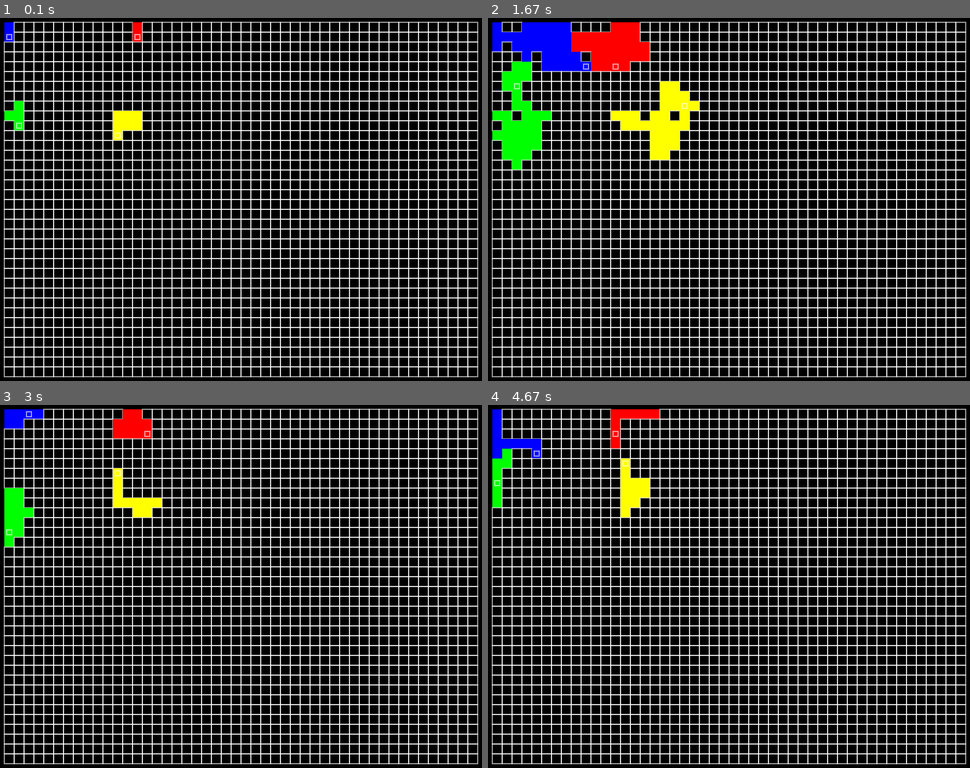
Above: before the commit, frames 1-4 (two rows, left to right).
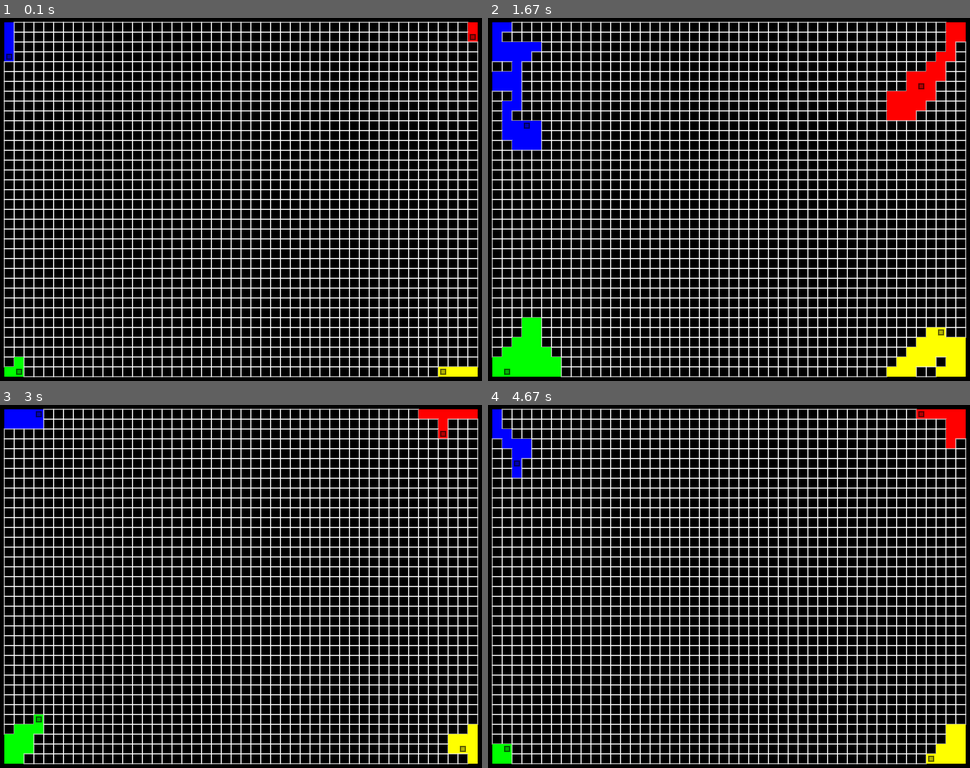
Above: after the commit, the same moments.

Repository: bIue9076r/procedural
Game: LÖVE game, started from love/main.lua
Same seed, same stepped clock (60 frames per second), same inputs: the game is played once before the commit and once after it.
Inputs:
- Up to frame 1 (0.1 s): no input
- Up to frame 2 (1.67 s): tap one key every 0.33 s from 0.33 s: Enter = - C
- Up to frame 3 (3 s): tap Enter at 2.67 s
- Up to frame 4 (4.67 s): tap Enter at 3.07, 3.37, 3.57, 3.9, 4.2, 4.4 s

The runs differ from the first frame. In frame 1, 1.5% of the frame differs, in the area x 0-100%, y 1-99%; in frame 2, 12%; in frame 3, 3.8%; in frame 4, 3.7%.

Commit message:
Update main.lua

Diff:
--- a/love/main.lua
+++ b/love/main.lua
@@ -1,6 +1,9 @@
 if jit then jit.off() end
 love.graphics.setDefaultFilter("nearest", "nearest")
 math.randomseed(os.time())
+
+WalkTime = 0
+NoCollide = false
 
 Empty = 0
 Blue = 1
@@ -69,17 +72,18 @@
 		local j = v.x
 		local i = v.y
 		if v.color == Blue then
-			love.graphics.setColor(0,0,1)
+			love.graphics.setColor(0,0,0.7)
 		elseif v.color == Red then
-			love.graphics.setColor(1,0,0)
+			love.graphics.setColor(0.7,0,0)
 		elseif v.color == Green then
-			love.graphics.setColor(0,1,0)
+			love.graphics.setColor(0,0.7,0)
 		elseif v.color == Yellow then
-			love.graphics.setColor(1,1,0)
+			love.graphics.setColor(0.7,0.7,0)
 		end
 		love.graphics.rectangle("fill",j*Tilesize + (Tilesize/4),i*Tilesize + (Tilesize/4),Tilesize/2,Tilesize/2)
+		love.graphics.setColor(0,0,0)
+		love.graphics.rectangle("line",j*Tilesize + (Tilesize/4),i*Tilesize + (Tilesize/4),Tilesize/2,Tilesize/2)
 		love.graphics.setColor(1,1,1)
-		love.graphics.rectangle("line",j*Tilesize + (Tilesize/4),i*Tilesize + (Tilesize/4),Tilesize/2,Tilesize/2)
 	end
 end
 
@@ -111,46 +115,62 @@
 
 function Walker:RandomWalk(M)
 	if (self.x >= 1) and (self.x <= M.x) and (self.y >= 1) and (self.y <= M.y) then
-		local n = math.random(1,5)
+		local n = math.random(1,4)
 		if n == 1 then
 			-- right
 			local x = self.x + 1
-			if x <= M.x and ((M.tiles[self.y][x] == Empty) or (M.tiles[self.y][x] == self.color)) then
+			if x <= M.x and ((M.tiles[self.y][x] == Empty) or (M.tiles[self.y][x] == self.color) or NoCollide) then
 				self.x = x
 				M.tiles[self.y][self.x] = self.color
 			end
 		elseif n == 2 then
 			-- left
 			local x = self.x - 1
-			if x >= 1 and ((M.tiles[self.y][x] == Empty) or (M.tiles[self.y][x] == self.color)) then
+			if x >= 1 and ((M.tiles[self.y][x] == Empty) or (M.tiles[self.y][x] == self.color) or NoCollide) then
 				self.x = x
 				M.tiles[self.y][self.x] = self.color
 			end
 		elseif n == 3 then
 			-- up
 			local y = self.y + 1
-			if y <= M.y and ((M.tiles[y][self.x] == Empty) or (M.tiles[y][self.x] == self.color)) then
+			if y <= M.y and ((M.tiles[y][self.x] == Empty) or (M.tiles[y][self.x] == self.color) or NoCollide) then
 				self.y = y
 				M.tiles[self.y][self.x] = self.color
 			end
 		elseif n == 4 then
 			-- down
 			local y = self.y - 1
-			if y >= 1 and ((M.tiles[y][self.x] == Empty) or (M.tiles[y][self.x] == self.color)) then
+			if y >= 1 and ((M.tiles[y][self.x] == Empty) or (M.tiles[y][self.x] == self.color) or NoCollide) then
 				self.y = y
 				M.tiles[self.y][self.x] = self.color
 			end
-		elseif n == 5 then
-			-- nothing
-		end
-	end
+		end
+	end
+end
+
+function Board:RandomWalk()
+	for i,v in pairs(self.walkers) do
+		v:RandomWalk(self)
+	end
+end
+
+function IncreaseWalkTime()
+	WalkTime = math.min(5,WalkTime + 0.1)
+end
+
+function DecreaseWalkTime()
+	WalkTime = math.max(0,WalkTime - 0.1)
+end
+
+function ToggleCollision()
+	NoCollide = not NoCollide
 end
 
 Map = Board.new(48,36)
-Walk1 = Walker.new(Blue,1,1,Map)
-Walk2 = Walker.new(Red,14,1,Map)
-Walk3 = Walker.new(Green,1,10,Map)
-Walk4 = Walker.new(Yellow,14,10,Map)
+Walker.new(Blue,1,1,Map)
+Walker.new(Red,Map.x,1,Map)
+Walker.new(Green,1,Map.y,Map)
+Walker.new(Yellow,Map.x,Map.y,Map)
 
 function love.load()
 
@@ -159,22 +179,31 @@
 function love.update(dt)
 	WalkerTimer = WalkerTimer or 0
 	WalkerTimer = WalkerTimer + dt
-	-- if WalkerTimer > 0.125 then
-		Walk1:RandomWalk(Map)
-		Walk2:RandomWalk(Map)
-		Walk3:RandomWalk(Map)
-		Walk4:RandomWalk(Map)
+	if WalkerTimer > WalkTime then
+		Map:RandomWalk()
 		WalkerTimer = 0
-	-- end
+	end
 end
 
 function love.keypressed(key)
 	if key == "return" then
 		Map = Board.new(48,36)
-		Walk1 = Walker.new(Blue,1,1,Map)
-		Walk2 = Walker.new(Red,14,1,Map)
-		Walk3 = Walker.new(Green,1,10,Map)
-		Walk4 = Walker.new(Yellow,14,10,Map)
+		Walker.new(Blue,1,1,Map)
+		Walker.new(Red,Map.x,1,Map)
+		Walker.new(Green,1,Map.y,Map)
+		Walker.new(Yellow,Map.x,Map.y,Map)
+	end
+
+	if key == "-" then
+		DecreaseWalkTime()
+	end
+
+	if key == "=" then
+		IncreaseWalkTime()
+	end
+
+	if key == "c" then
+		ToggleCollision()
 	end
 end
 
